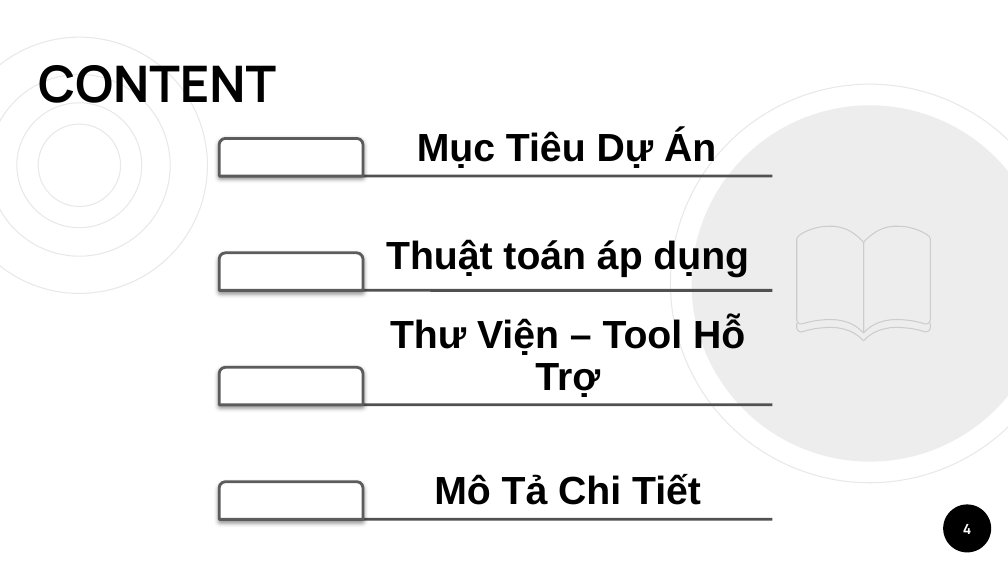
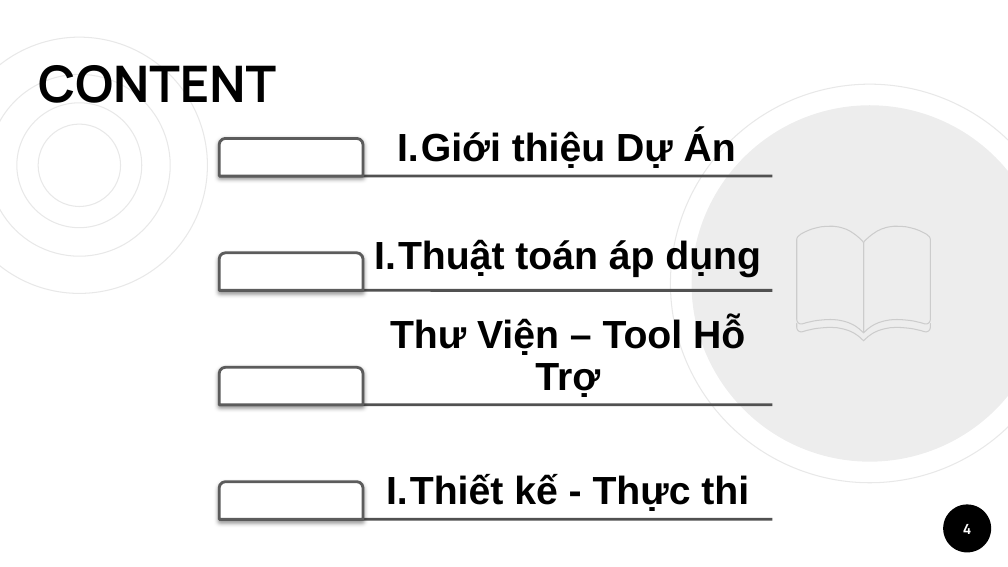
Before and after one commit to 15110141/Machine-Learning, a slide deck: slide 4 of MALE_GROUP_6_FINAL/ML_SLIDE.pptx. Drawn at 1008x567 pixels with LibreOffice and Linux fonts; fonts in the diff are those of the drawing. Boxes give left, top, right and bottom in pixels: in the first picture for what was removed or moved away, otherwise in the second. Text is boxed around its words. In the diff, an @@ line names an element or a change of style, - is before the commit and + after.

```diff
--- a/MALE_GROUP_6_FINAL/ML_SLIDE.pptx
+++ b/MALE_GROUP_6_FINAL/ML_SLIDE.pptx
@@ text at (397,130,736,168): text changed @@
-Mục Tiêu Dự Án
+I. Giới thiệu Dự Án
@@ text "Thuật toán áp dụng" at (374,239,761,277): bullet none to I. @@
@@ text at (386,474,749,511): text changed @@
-Mô Tả Chi Tiết
+I. Thiết kế - Thực thi
```
Also in this commit, not shown: 1 other slide changed, 3 slides added, 3 other files.
